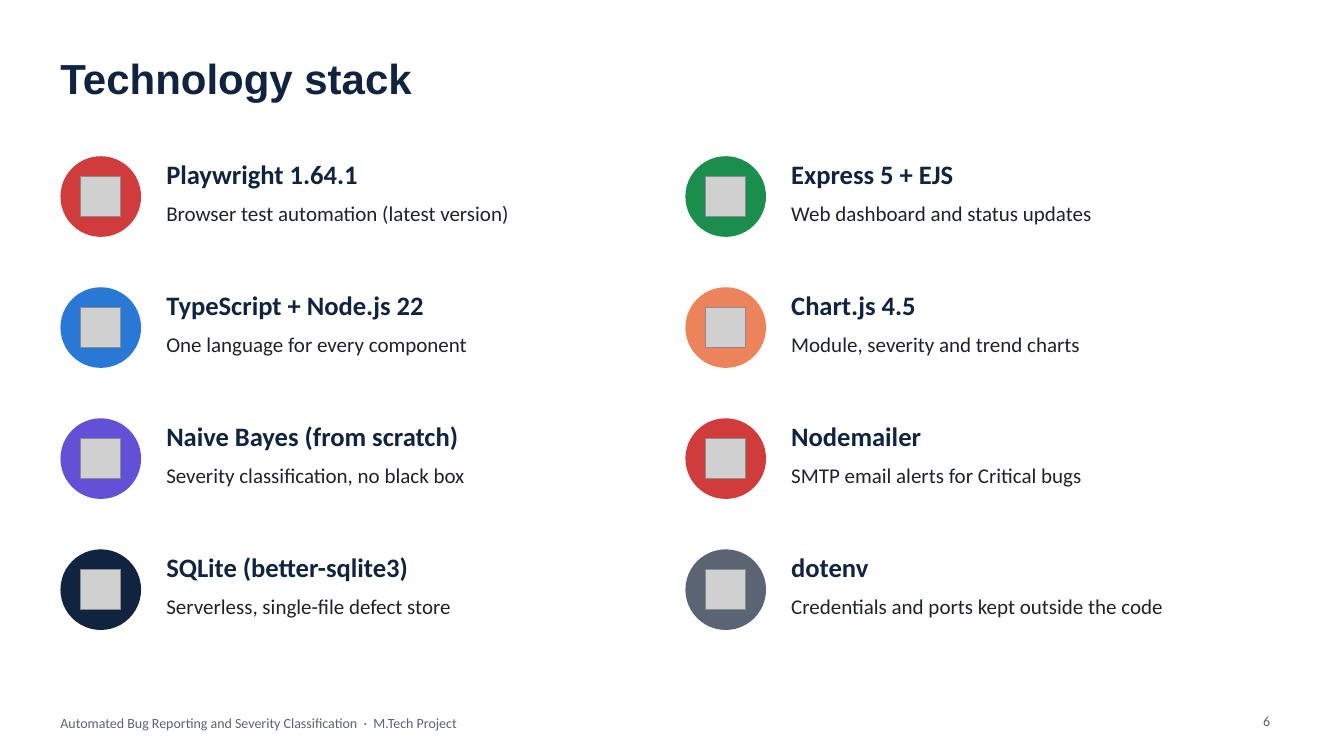
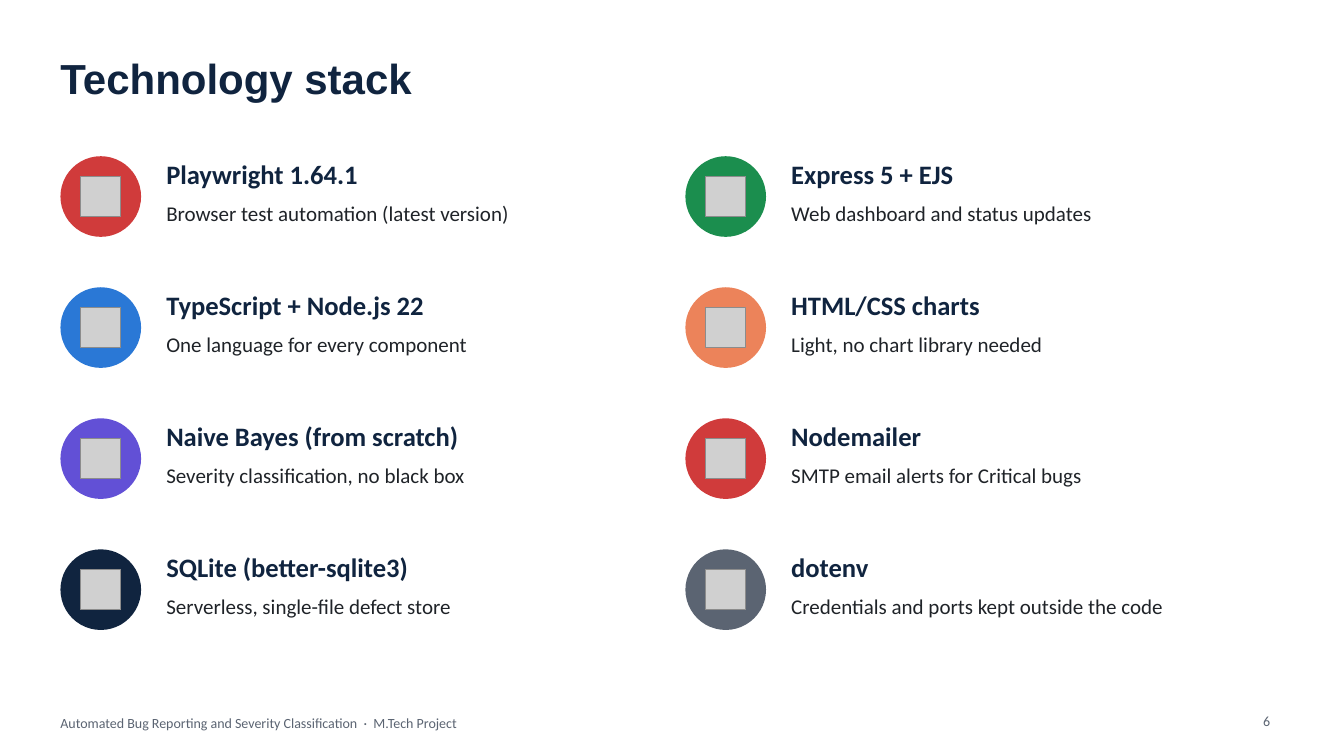
Before and after one commit to AngshumanRay/playwright-ml-bug-reporter, a slide deck: slide 6 of presentation/Automated_Bug_Reporting_Presentation.pptx. Drawn at 1344x756 pixels with LibreOffice and Linux fonts; fonts in the diff are those of the drawing; grey boxes stand for pictures. Boxes give left, top, right and bottom in pixels: in the first picture for what was removed or moved away, otherwise in the second. Text is boxed around its words. In the diff, an @@ line names an element or a change of style, - is before the commit and + after.

```diff
--- a/presentation/Automated_Bug_Reporting_Presentation.pptx
+++ b/presentation/Automated_Bug_Reporting_Presentation.pptx
@@ text at (x1=791, y1=296, x2=980, y2=317): text changed @@
-Chart.js 4.5
+HTML/CSS charts
@@ text at (x1=791, y1=337, x2=1042, y2=356): text changed @@
-Module, severity and trend charts
+Light, no chart library needed
```
Also in this commit, not shown: 2 other slides changed, 17 other files.
